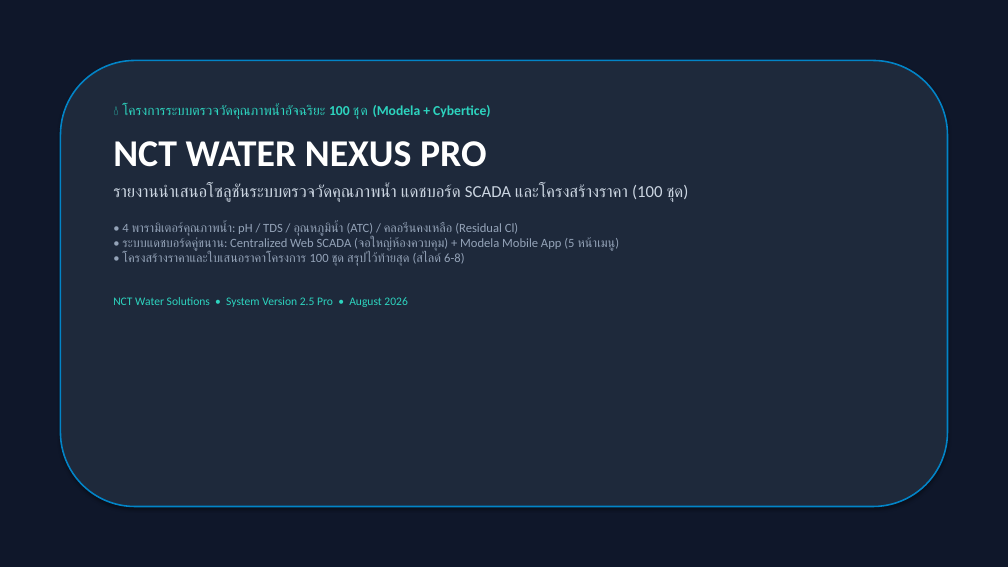
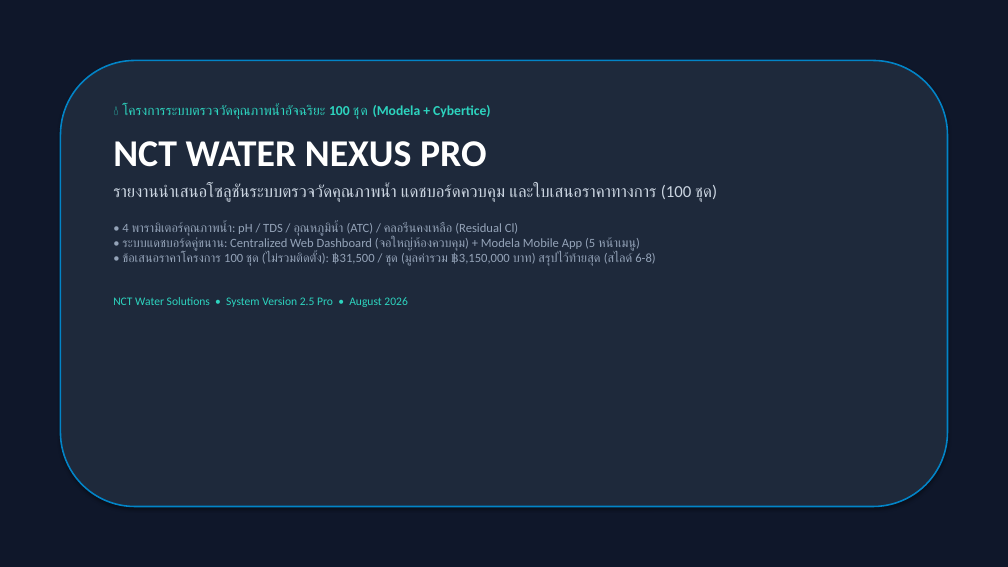
Before and after one commit to WoobWarb/nct-water-nexus, a slide deck: slide 1 of NCT_Water_Nexus_Report_and_Pricing.pptx. Drawn at 1008x567 pixels with LibreOffice and Linux fonts; fonts in the diff are those of the drawing. Boxes give left, top, right and bottom in pixels: in the first picture for what was removed or moved away, otherwise in the second. Text is boxed around its words. In the diff, an @@ line names an element or a change of style, - is before the commit and + after.

Commit message:
Set main quotation price to non-installation (฿31,500/set | ฿3.15M) and remove SCADA completely

```diff
--- a/NCT_Water_Nexus_Report_and_Pricing.pptx
+++ b/NCT_Water_Nexus_Report_and_Pricing.pptx
@@ text at (113,184,717,266): text changed @@
-รายงานนำเสนอโซลูชันระบบตรวจวัดคุณภาพน้ำ แดชบอร์ด SCADA และโครงสร้างราคา (100 ชุด)
-• 4 พารามิเตอร์คุณภาพน้ำ: pH / TDS / อุณหภูมิน้ำ (ATC) / คลอรีนคงเหลือ (Residual Cl)
-• ระบบแดชบอร์ดคู่ขนาน: Centralized Web SCADA (จอใหญ่ห้องควบคุม) + Modela Mobile App (5 หน้าเมนู)
-• โครงสร้างราคาและใบเสนอราคาโครงการ 100 ชุด สรุปไว้ท้ายสุด (สไลด์ 6-8)
+รายงานนำเสนอโซลูชันระบบตรวจวัดคุณภาพน้ำ แดชบอร์ดควบคุม และใบเสนอราคาทางการ (100 ชุด)
+• 4 พารามิเตอร์คุณภาพน้ำ: pH / TDS / อุณหภูมิน้ำ (ATC) / คลอรีนคงเหลือ (Residual Cl)
+• ระบบแดชบอร์ดคู่ขนาน: Centralized Web Dashboard (จอใหญ่ห้องควบคุม) + Modela Mobile App (5 หน้าเมนู)
+• ข้อเสนอราคาโครงการ 100 ชุด (ไม่รวมติดตั้ง): ฿31,500 / ชุด (มูลค่ารวม ฿3,150,000 บาท) สรุปไว้ท้ายสุด (สไลด์ 6-8)
```
Also in this commit, not shown: 4 other slides changed, 1 slide added, 1 slide removed, 9 other files.
